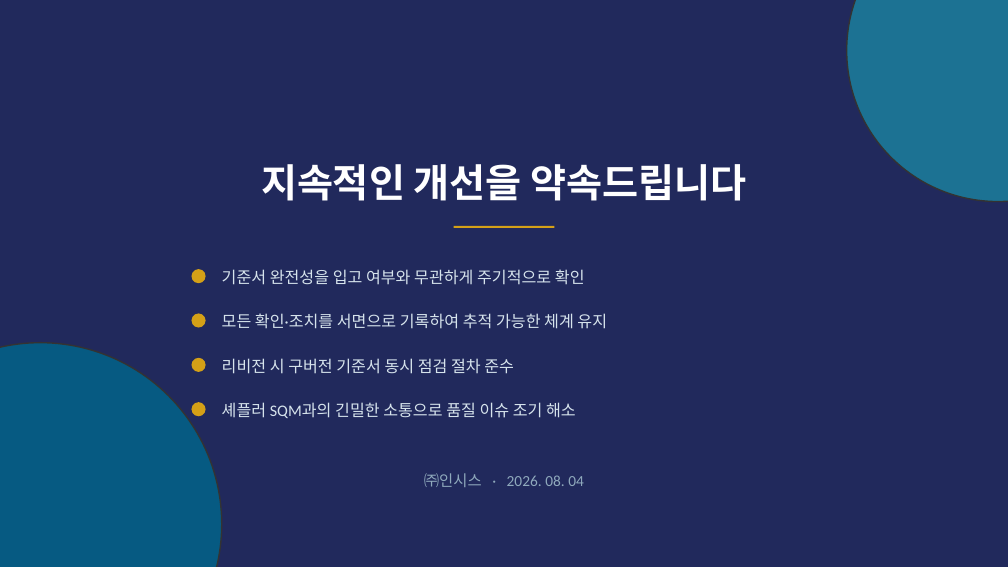
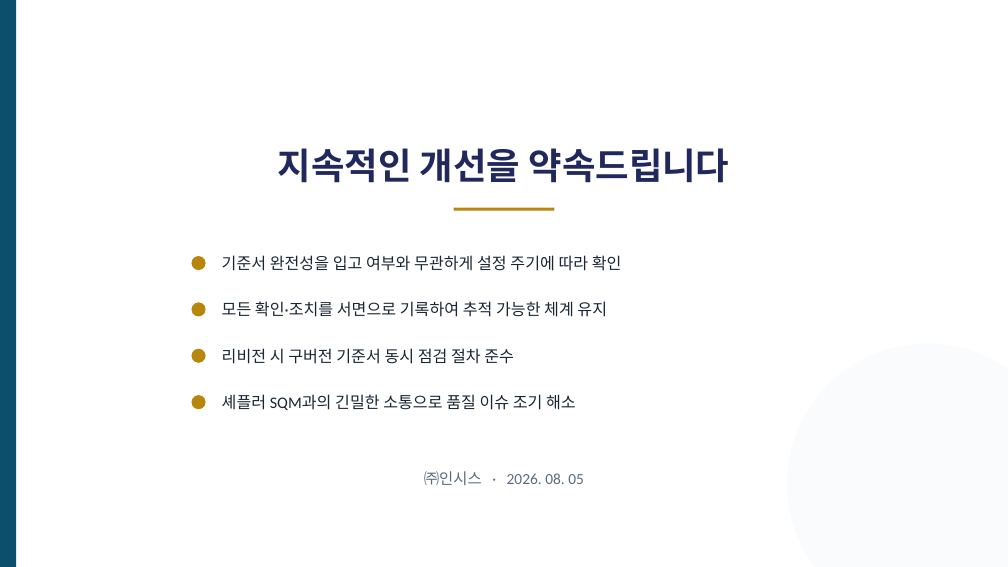
Before and after one commit to Insys-HQ/Insys-review, a slide deck: slide 14 of action_plan.pptx (slide 13 before the commit). Drawn at 1008x567 pixels with LibreOffice and Linux fonts; fonts in the diff are those of the drawing. Boxes give left, top, right and bottom in pixels: in the first picture for what was removed or moved away, otherwise in the second. Text is boxed around its words. In the diff, an @@ line names an element or a change of style, - is before the commit and + after.

Commit message:
action_plan.pptx v2.0 - print-optimized light background, 14 slides aligned with ims v8.3

```diff
--- a/action_plan.pptx
+++ b/action_plan.pptx
@@ rectangle removed at [0, 0, 1008, 566] @@
@@ rectangle added at [0, 0, 16, 566], fill #0B4F6C @@
@@ ellipse removed at [847, 0, 1008, 202] @@
@@ text "지속적인 개선을 약속드립니다": place and size @@
-text "지속적인 개선을 약속드립니다" at [261, 164, 747, 201]
+text "지속적인 개선을 약속드립니다" at [278, 148, 730, 183]
@@ text "지속적인 개선을 약속드립니다" at [278, 148, 730, 183]: size 28 to 26 pt, text colour #FFFFFF to #21295C @@
@@ fill #D4A017 to #B8860B in 5 elements at [192, 395, 206, 409], [192, 349, 206, 363], [192, 302, 206, 317], [192, 256, 206, 270], [454, 208, 554, 211] @@
@@ rectangle: place and size @@
-rectangle at [454, 226, 554, 228]
+rectangle at [454, 208, 554, 211]
@@ ellipse: place and size @@
-ellipse at [192, 269, 206, 283]
+ellipse at [192, 256, 206, 270]
@@ text at [222, 255, 622, 271]: text changed; text colour #D6E3EC to #1A2634 @@
-기준서 완전성을 입고 여부와 무관하게 주기적으로 확인
+기준서 완전성을 입고 여부와 무관하게 설정 주기에 따라 확인
@@ text colour #D6E3EC to #1A2634 in 3 elements at [222, 394, 576, 410], [222, 348, 514, 364], [222, 301, 607, 317] @@
@@ 3 texts, 2 ellipses: place and size @@
-3 texts, 2 ellipses at [192, 313, 607, 418]
+3 texts, 2 ellipses at [192, 301, 607, 410]
@@ ellipse removed at [0, 343, 222, 567] @@
@@ ellipse added at [786, 343, 1008, 567], fill #FAFBFC, outline #FFFFFF 1 pt @@
@@ ellipse: place and size @@
-ellipse at [192, 402, 206, 416]
+ellipse at [192, 395, 206, 409]
@@ text at [424, 471, 584, 485]: text changed; text colour #8FA9BC to #5A6B7C @@
-㈜인시스 · 2026. 08. 04
+㈜인시스 · 2026. 08. 05
```
Also in this commit, not shown: 11 other slides changed, 2 slides added, 1 slide removed.
